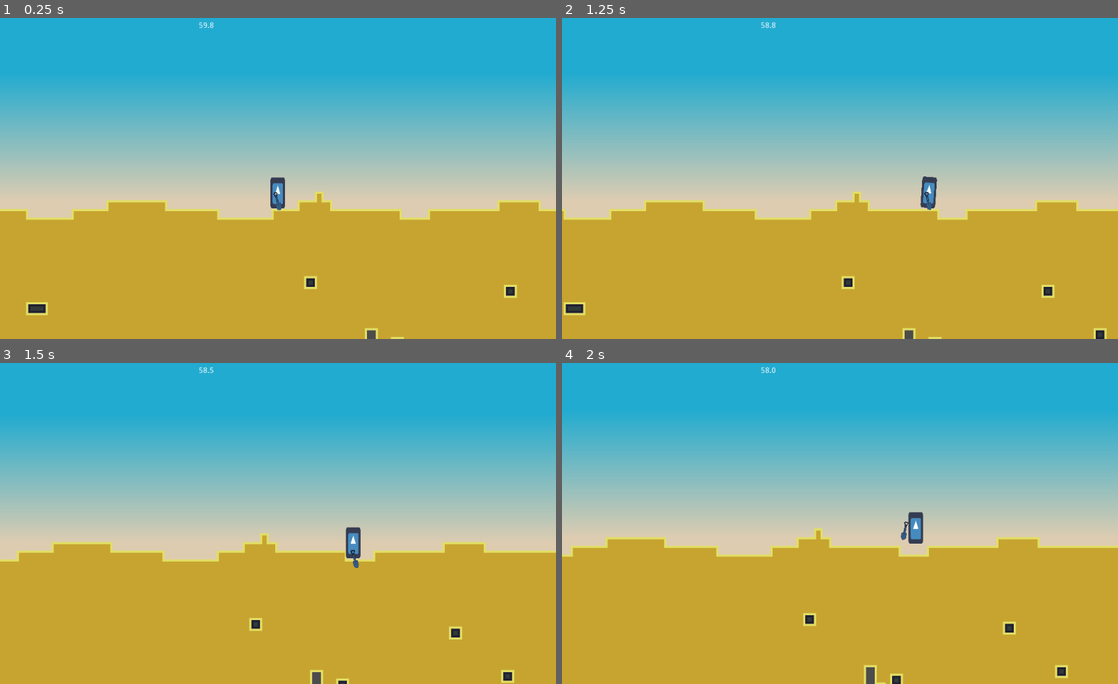
Above: before the commit, frames 1-4 (two rows, left to right).
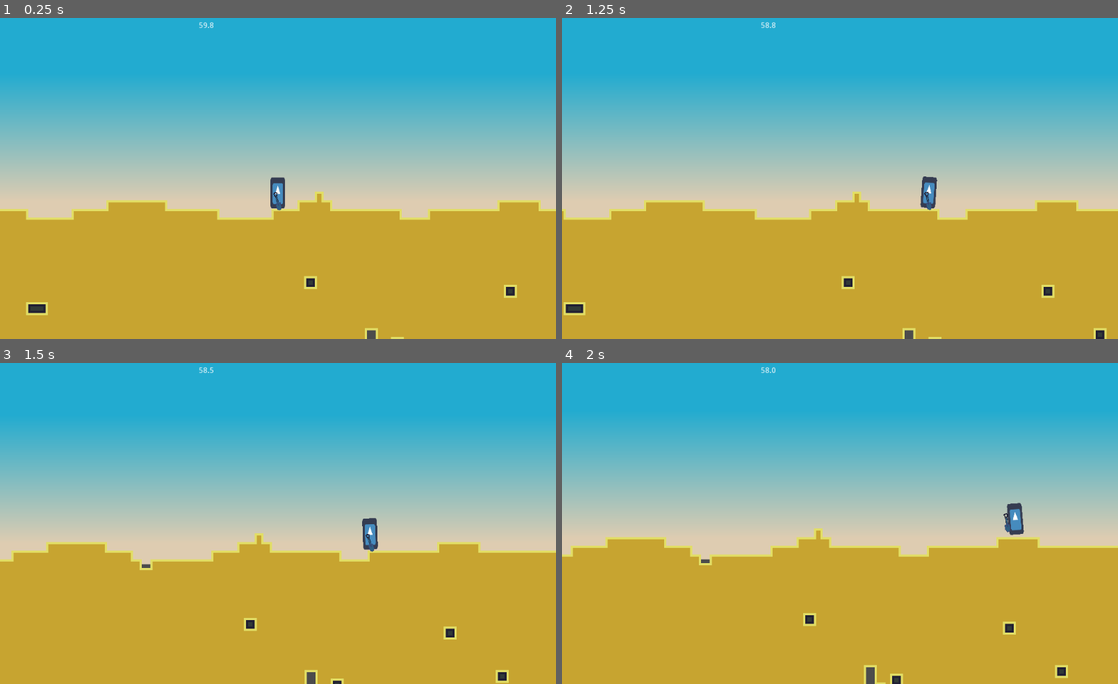
Above: after the commit, the same moments.

Repository: Eptwalabha/ld48
Game: Godot game, scene res://scenes/levels/map/CompetitionLevel.tscn
Same seed, same stepped clock (60 frames per second), same inputs: the game is played once before the commit and once after it. The engine's default icon, where the game draws it, is replaced by a stand-in: a white triangle on a blue panel in a dark square.
Inputs (mouse positions are in pixels of both pictures, inside the frame that each line leads up to):
- Up to frame 1 (0.25 s): no input
- Up to frame 2 (1.25 s): tap Enter at 0.5 s; move the mouse to (962, 159) at 0.52 s; hold Right (move_right) from 0.53 s (still down); hold E (action) from 0.53 s (still down); tap Space (move_jump) at 0.77 s
- Up to frame 3 (1.5 s): keep holding Right (move_right); move the mouse to (166, 536) at 1.27 s; release E (action) at 1.28 s; tap E (action) at 1.35 s
- Up to frame 4 (2 s): keep holding Right (move_right); tap Space (move_jump) at 1.52 s

Frames 1-2 are identical in both runs. In frame 3, 1.8% of the frame differs, in the area x 2-93%, y 48-100%; in frame 4, 0.8%.

Commit message:
add Bucket

Diff:
--- a/project.godot
+++ b/project.godot
@@ -18,6 +18,11 @@
 "class": "BlockSelector",
 "language": "GDScript",
 "path": "res://scenes/block/BlockSelector.gd"
+}, {
+"base": "PlayerTool",
+"class": "Bucket",
+"language": "GDScript",
+"path": "res://scenes/player/tools/Bucket.gd"
 }, {
 "base": "Node2D",
 "class": "Level",
@@ -52,6 +57,7 @@
 _global_script_class_icons={
 "BaseTilemap": "",
 "BlockSelector": "",
+"Bucket": "",
 "Level": "",
 "LevelBase": "",
 "MapTrigger": "",
--- a/scenes/game-autoload.gd
+++ b/scenes/game-autoload.gd
@@ -20,13 +20,13 @@
 }
 
 var is_shovel_unlocked = true
-var is_bucket_unlocked = false
+var is_bucket_unlocked = true
 var is_explosive_unlocked = false
 
 var player_money = 0
 var player_tools = {
 	"shovel": TOOL_QUALITY.NICE,
-	"bucket": TOOL_QUALITY.BASIC,
+	"bucket": TOOL_QUALITY.SUPER,
 	"explosive": 0
 }
 
--- a/scenes/levels/map/CompetitionLevel.gd
+++ b/scenes/levels/map/CompetitionLevel.gd
@@ -93,3 +93,27 @@
 
 func _end_of_theard(thread: Thread):
 	thread.wait_to_finish()
+
+func _on_Player_empty_bucket(position: Vector2, blocks: Array, bucket: Bucket):
+	bucket.empty()
+	var x = 300 if position.x > player.global_position.x else -300
+	var throw_position: Vector2 = player.throw_position.global_position
+	var thread = Thread.new()
+	thread.start(self, "_spawn_blocks", [blocks, throw_position, Vector2(x, 200), thread])
+
+func _on_Player_fill_bucket(position: Vector2, capacity_left: int, bucket: Bucket):
+	var blocks = map.get_blocks(position, bucket.radius, bucket.filter)
+	if len(blocks) == 0:
+		bucket.force_empty(position)
+		return
+	var i = 0
+	for block in blocks:
+		if i >= capacity_left:
+			break
+		i += 1
+		bucket.add_block(map.get_cellv(block))
+		map.set_cellv(block, -1)
+		map.update_bitmask_area(block)
+
+func _on_Player_throw_grenade(_position, _grenade):
+	pass
--- a/scenes/levels/map/CompetitionLevel.tscn
+++ b/scenes/levels/map/CompetitionLevel.tscn
@@ -55,6 +55,8 @@
 [node name="GameTimer" type="Timer" parent="." index="8"]
 wait_time = 60.0
 
+[connection signal="empty_bucket" from="Player" to="." method="_on_Player_empty_bucket"]
+[connection signal="fill_bucket" from="Player" to="." method="_on_Player_fill_bucket"]
 [connection signal="throw_dirt_shovel" from="Player" to="." method="_on_Player_throw_dirt_shovel"]
 [connection signal="timeout" from="StartupTimer" to="." method="_on_StartupTimer_timeout"]
 [connection signal="timeout" from="GameTimer" to="." method="_on_GameTimer_timeout"]
--- a/scenes/player/Player.gd
+++ b/scenes/player/Player.gd
@@ -3,6 +3,8 @@
 # warning-ignore:unused_signal
 signal throw_dirt
 signal throw_dirt_shovel(from, direction, shovel)
+signal fill_bucket(position, bucket)
+signal empty_bucket(position, blocks, bucket)
 
 export(float) var j_duration := .5
 export(float) var j_tiles := 5.0
@@ -10,8 +12,11 @@
 
 
 var ShovelScene = preload("res://scenes/player/tools/Shovel.tscn")
+var BucketScene = preload("res://scenes/player/tools/Bucket.tscn")
 
 var shovel: Shovel = null
+var bucket: Bucket = null
+
 onready var anim_tree : AnimationTree = $AnimationTree
 onready var throw_position: Position2D = $Pivot/Dirt
 var state_machine: AnimationNodeStateMachinePlayback
@@ -47,7 +52,15 @@
 		shovel = ShovelScene.instance()
 		shovel.initialize(GameAutoload.player_tools["shovel"])
 		shovel.connect("throw", self, "_on_Shovel_throw")
+		add_child(shovel)
 		current_tool = shovel
+	if GameAutoload.is_bucket_unlocked:
+		bucket = BucketScene.instance()
+		bucket.initialize(GameAutoload.player_tools["bucket"])
+		bucket.connect("fill", self, "_on_Bucket_fill")
+		bucket.connect("empty", self, "_on_Bucket_empty")
+		add_child(bucket)
+		current_tool = bucket
 
 func dig() -> void:
 	if is_digging():
@@ -139,3 +152,9 @@
 func _on_Shovel_throw(from: Vector2, to: Vector2, force: int) -> void:
 	var direction = (to - $Pivot/Dirt/Throw.global_position).normalized() * force
 	emit_signal("throw_dirt_shovel", from, direction, shovel)
+
+func _on_Bucket_fill(position: Vector2, capacity) -> void:
+	emit_signal("fill_bucket", position, capacity, bucket)
+
+func _on_Bucket_empty(position: Vector2, blocks: Array) -> void:
+	emit_signal("empty_bucket", position, blocks, bucket)
--- /dev/null
+++ b/scenes/player/tools/Bucket.gd
@@ -0,0 +1,55 @@
+class_name Bucket extends PlayerTool
+
+signal fill(position, capacity)
+signal empty(position, blocks)
+
+var cooldown: bool = false
+
+var filter: Array = []
+var radius: float = 0.0
+var reach: float = 5.0
+
+var blocks: Array = []
+var capacity: int = 10
+
+func initialize(quality: int) -> void:
+	filter = get_block_filters(quality)
+	radius = _block_radius(quality)
+	capacity = _block_capacity(quality)
+
+func empty() -> void:
+	blocks = []
+
+func force_empty(position: Vector2) -> void:
+	emit_signal("empty", position, blocks)
+
+func add_block(new_block: int) -> void:
+	blocks.append(new_block)
+
+func _block_radius(quality: int) -> float:
+	match quality:
+		QUALITY.BASIC: return 2.0
+		QUALITY.NICE: return 3.0
+		QUALITY.SUPER: return 4.0
+		_: return 0.5
+
+func _block_capacity(quality: int) -> int:
+	match quality:
+		QUALITY.BASIC: return 3
+		QUALITY.NICE: return 6
+		QUALITY.SUPER: return 12
+		_: return 2
+
+func action_start(mouse: Vector2) -> void:
+	if cooldown:
+		return
+	$Cooldown.start()
+	cooldown = true
+	if len(blocks) < capacity:
+		emit_signal("fill", mouse, capacity - len(blocks))
+	else:
+		emit_signal("empty", mouse, blocks)
+
+func _on_Cooldown_timeout():
+	cooldown = false
+	$Cooldown.stop()
--- /dev/null
+++ b/scenes/player/tools/Bucket.tscn
@@ -0,0 +1,11 @@
+[gd_scene load_steps=2 format=2]
+
+[ext_resource path="res://scenes/player/tools/Bucket.gd" type="Script" id=1]
+
+[node name="Bucket" type="Node2D"]
+script = ExtResource( 1 )
+
+[node name="Cooldown" type="Timer" parent="."]
+wait_time = 0.6
+
+[connection signal="timeout" from="Cooldown" to="." method="_on_Cooldown_timeout"]
--- a/scenes/player/tools/PlayerTool.gd
+++ b/scenes/player/tools/PlayerTool.gd
@@ -1,7 +1,20 @@
 class_name PlayerTool extends Node2D
+
+var QUALITY = GameAutoload.TOOL_QUALITY
+var BLOCK = GameAutoload.BLOCK_TYPE
+
+func initialize(_quality: int) -> void:
+	pass
 
 func action_start(_mouse: Vector2) -> void:
 	pass
 
 func action_end(_mouse: Vector2) -> void:
 	pass
+
+func get_block_filters(quality: int) -> Array:
+	match quality:
+		QUALITY.BASIC: return [BLOCK.SAND]
+		QUALITY.NICE: return [BLOCK.SAND, BLOCK.DIRT]
+		QUALITY.SUPER: return [BLOCK.SAND, BLOCK.DIRT, BLOCK.STONE]
+		_: return []
--- a/scenes/player/tools/Shovel.gd
+++ b/scenes/player/tools/Shovel.gd
@@ -8,34 +8,16 @@
 
 var start_position: Vector2 = Vector2.ZERO
 
-onready var BLOCK_TYPE = GameAutoload.BLOCK_TYPE
-onready var QUALITY = GameAutoload.TOOL_QUALITY
-
 func initialize(quality: int) -> void:
-	filter = _block_filters(quality)
+	filter = get_block_filters(quality)
 	radius = _block_radius(quality)
-
-func _block_filters(quality: int) -> Array:
-	match quality:
-		GameAutoload.TOOL_QUALITY.BASIC:
-			return [GameAutoload.BLOCK_TYPE.SAND]
-		GameAutoload.TOOL_QUALITY.NICE:
-			return [GameAutoload.BLOCK_TYPE.SAND, GameAutoload.BLOCK_TYPE.DIRT]
-		GameAutoload.TOOL_QUALITY.SUPER:
-			return [GameAutoload.BLOCK_TYPE.SAND, GameAutoload.BLOCK_TYPE.DIRT, GameAutoload.BLOCK_TYPE.STONE]
-		_:
-			return []
 
 func _block_radius(quality: int) -> float:
 	match quality:
-		GameAutoload.TOOL_QUALITY.BASIC:
-			return 1.0
-		GameAutoload.TOOL_QUALITY.NICE:
-			return 1.0
-		GameAutoload.TOOL_QUALITY.SUPER:
-			return 2.0
-		_:
-			return 0.5
+		QUALITY.BASIC: return 1.0
+		QUALITY.NICE: return 1.0
+		QUALITY.SUPER: return 2.0
+		_: return 0.5
 
 func action_start(mouse: Vector2) -> void:
 	start_position = mouse
